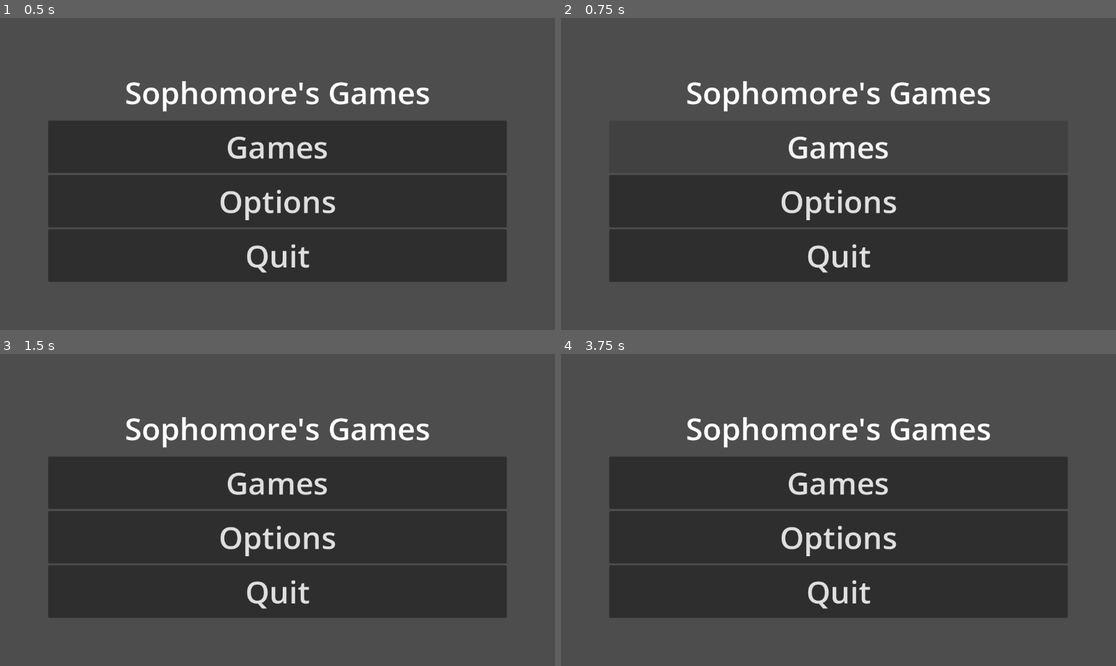
Above: before the commit, frames 1-4 (two rows, left to right).
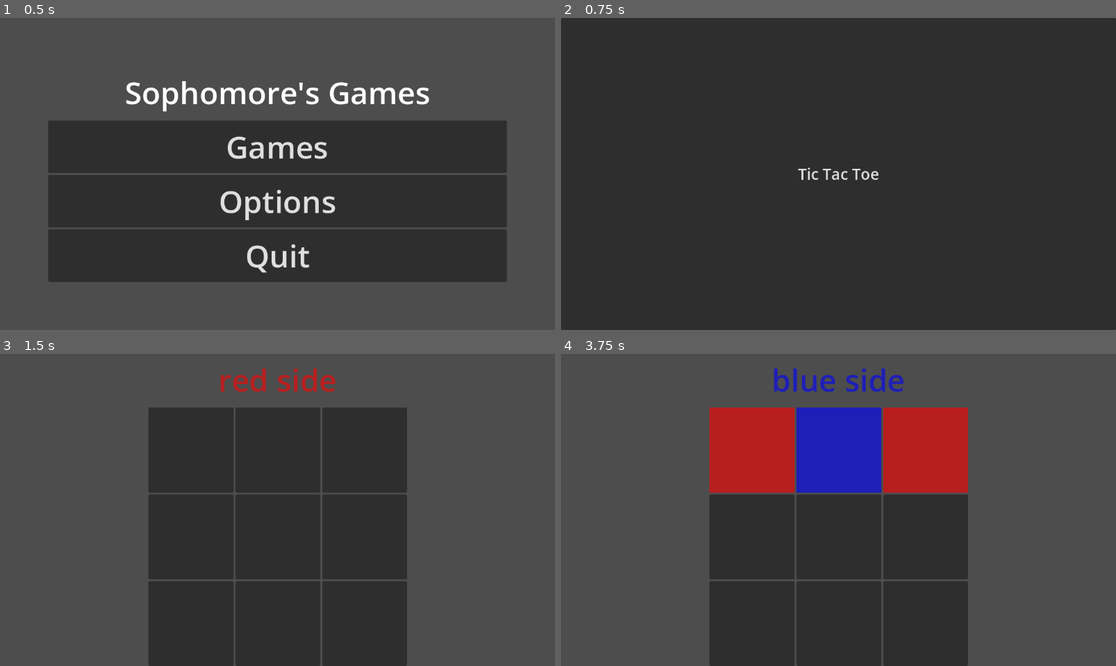
Above: after the commit, the same moments.

Repository: WSQS/godot-little-games
Game: Godot game, scene res://scene/main.tscn
The game is run twice, just before and just after one commit, with the same random seed, the same clock (stepped at 60 frames per second) and the same inputs.
Inputs (mouse positions are in pixels of both pictures, inside the frame that each line leads up to):
- Up to frame 1 (0.5 s): no input
- Up to frame 2 (0.75 s): click "Games" at 0.5 s
- Up to frame 3 (1.5 s): click (277, 510) at 1.25 s, where only the run after the commit has a clickable "Tic Tac Toe"
- Up to frame 4 (3.75 s): click (749, 450) at 2.02 s; click (838, 450) at 2.77 s; click (927, 450) at 3.52 s

Frame 1 is identical in both runs. In frame 2, 60% of the frame differs, in the area x 0-100%, y 0-100%; in frame 3, 36%; in frame 4, 41%.

Commit message:
feat: setup game list

Diff:
--- /dev/null
+++ b/scene/game_list.tscn
@@ -0,0 +1,32 @@
+[gd_scene format=3 uid="uid://d3u2q1vd34a6q"]
+
+[ext_resource type="Theme" uid="uid://4fven878fx2l" path="res://theme/base_theme.tres" id="1_7t56i"]
+[ext_resource type="Script" uid="uid://ddrvxcn0a4ds1" path="res://script/game_button.gd" id="2_6d8vk"]
+[ext_resource type="PackedScene" uid="uid://bqwwykyon1lbk" path="res://games/tic-tac-toe/scene/main.tscn" id="3_tiopt"]
+
+[node name="GameList" type="Control" unique_id=276993385]
+layout_mode = 3
+anchors_preset = 15
+anchor_right = 1.0
+anchor_bottom = 1.0
+grow_horizontal = 2
+grow_vertical = 2
+size_flags_horizontal = 3
+size_flags_vertical = 3
+
+[node name="GridContainer" type="GridContainer" parent="." unique_id=395619415]
+layout_mode = 1
+anchors_preset = 15
+anchor_right = 1.0
+anchor_bottom = 1.0
+grow_horizontal = 2
+grow_vertical = 2
+
+[node name="Game1" type="Button" parent="GridContainer" unique_id=113459985]
+layout_mode = 2
+size_flags_horizontal = 3
+size_flags_vertical = 3
+theme = ExtResource("1_7t56i")
+text = "Tic Tac Toe"
+script = ExtResource("2_6d8vk")
+game_scene = ExtResource("3_tiopt")
--- a/scene/main.tscn
+++ b/scene/main.tscn
@@ -1,6 +1,8 @@
 [gd_scene format=3 uid="uid://clcx80naalylu"]
 
 [ext_resource type="Theme" uid="uid://4fven878fx2l" path="res://theme/base_theme.tres" id="1_itxqv"]
+[ext_resource type="Script" uid="uid://c37o2tr358ec0" path="res://script/start_button.gd" id="2_v0l8b"]
+[ext_resource type="PackedScene" uid="uid://d3u2q1vd34a6q" path="res://scene/game_list.tscn" id="3_wp4xf"]
 
 [node name="Main" type="Control" unique_id=1204586401]
 layout_mode = 3
@@ -35,11 +37,13 @@
 horizontal_alignment = 1
 vertical_alignment = 1
 
-[node name="Button" type="Button" parent="MarginContainer/VBoxContainer" unique_id=522751948]
+[node name="StartButton" type="Button" parent="MarginContainer/VBoxContainer" unique_id=522751948]
 layout_mode = 2
 size_flags_vertical = 3
 theme_type_variation = &"title"
 text = "Games"
+script = ExtResource("2_v0l8b")
+game = ExtResource("3_wp4xf")
 
 [node name="Button2" type="Button" parent="MarginContainer/VBoxContainer" unique_id=645213759]
 layout_mode = 2
--- /dev/null
+++ b/script/game_button.gd
@@ -0,0 +1,17 @@
+extends Button
+
+
+@export
+var game_scene:PackedScene
+
+# Called when the node enters the scene tree for the first time.
+func _ready() -> void:
+	pass # Replace with function body.
+
+
+# Called every frame. 'delta' is the elapsed time since the previous frame.
+func _process(delta: float) -> void:
+	pass
+
+func _pressed() -> void:
+	get_tree().change_scene_to_packed(game_scene)
--- /dev/null
+++ b/script/start_button.gd
@@ -0,0 +1,16 @@
+extends Button
+
+
+# Called when the node enters the scene tree for the first time.
+func _ready() -> void:
+	pass # Replace with function body.
+
+@export
+var game:PackedScene
+
+# Called every frame. 'delta' is the elapsed time since the previous frame.
+func _process(delta: float) -> void:
+	pass
+
+func _pressed() -> void:
+	get_tree().change_scene_to_packed(game)
Not shown, added: script/game_button.gd.uid
Not shown, added: script/start_button.gd.uid
